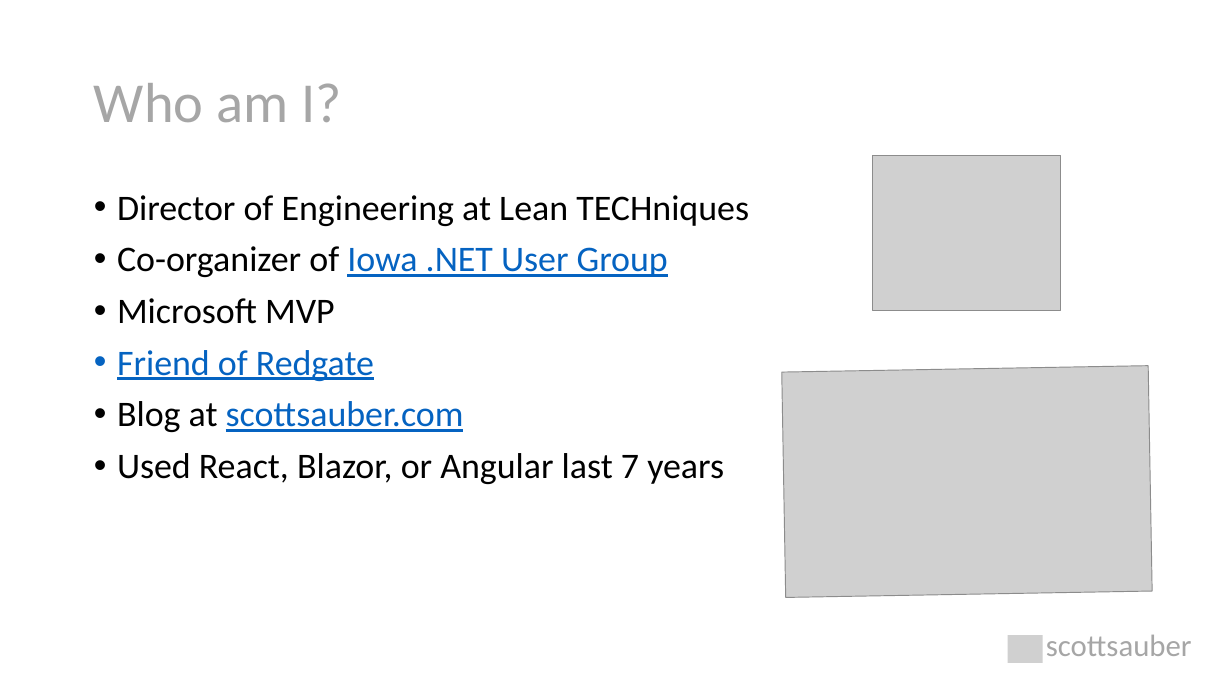
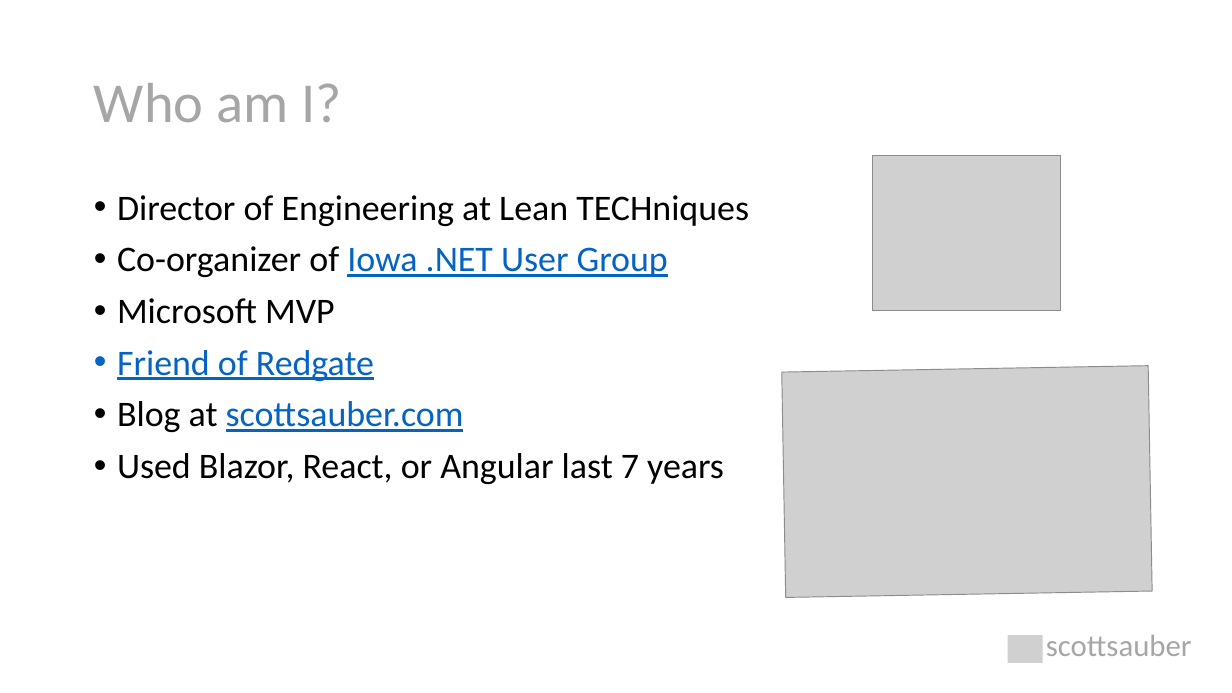
Before and after one commit to scottsauber/talks, a slide deck: slide 5 of 2023-11-09-JetBrains-TDDWithBlazor/TDD with Blazor.pptx. Drawn at 1232x693 pixels with LibreOffice and Linux fonts; fonts in the diff are those of the drawing; grey boxes stand for pictures. Boxes give left, top, right and bottom in pixels: in the first picture for what was removed or moved away, otherwise in the second. Text is boxed around its words. In the diff, an @@ line names an element or a change of style, - is before the commit and + after.

```diff
--- a/2023-11-09-JetBrains-TDDWithBlazor/TDD with Blazor.pptx
+++ b/2023-11-09-JetBrains-TDDWithBlazor/TDD with Blazor.pptx
@@ text at (x1=117, y1=453, x2=724, y2=484): text changed @@
-• Used React, Blazor, or Angular last 7 years
+• Used Blazor, React, or Angular last 7 years
```
Also in this commit, not shown: 8 other slides changed, 9 slides added, 3 slides removed, 6 other files.
